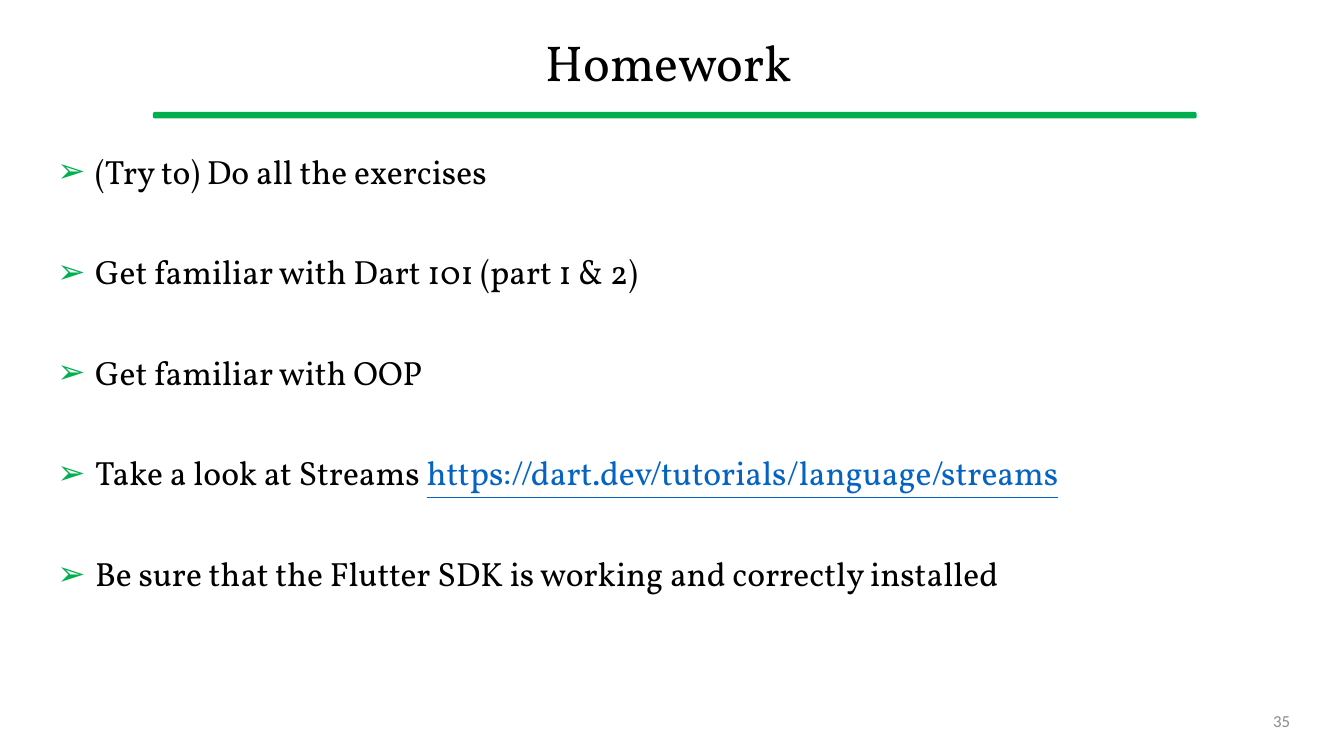
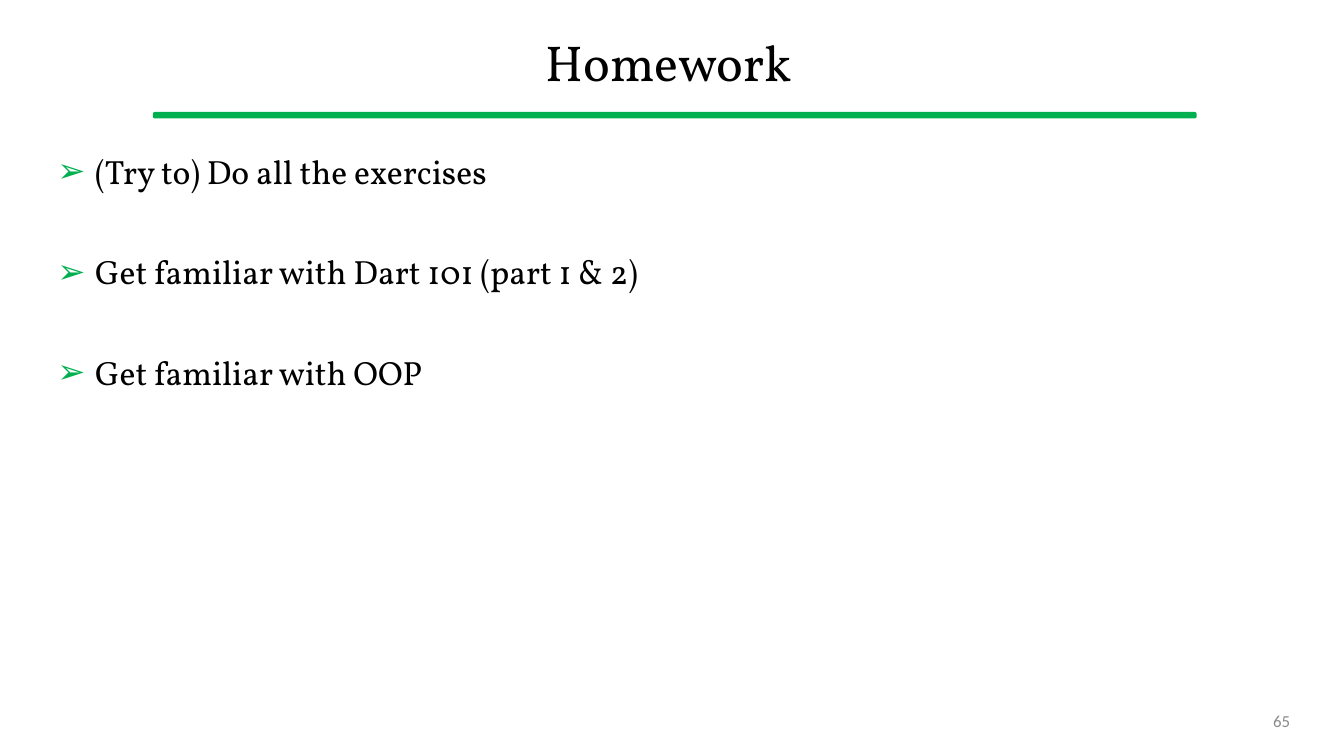
Before and after one commit to gcappon/bwthw, a slide deck: slide 65 of lab_03-dart_101_part_2/lab_03-dart_101_part_2.pptx (slide 35 before the commit). Drawn at 1344x756 pixels with LibreOffice and Linux fonts; fonts in the diff are those of the drawing. Boxes give left, top, right and bottom in pixels: in the first picture for what was removed or moved away, otherwise in the second. Text is boxed around its words. In the diff, an @@ line names an element or a change of style, - is before the commit and + after.

```diff
--- a/lab_03-dart_101_part_2/lab_03-dart_101_part_2.pptx
+++ b/lab_03-dart_101_part_2/lab_03-dart_101_part_2.pptx
@@ text at [95, 461, 1059, 595]: paragraphs removed @@
-➢ Take a look at Streams https://dart.dev/tutorials/language/streams
-➢ Be sure that the Flutter SDK is working and correctly installed
@@ page number at [1273, 716, 1290, 727]: text changed @@
-35
+65
```
Also in this commit, not shown: 8 other slides changed, 58 slides added, 28 slides removed, 19 other files.
